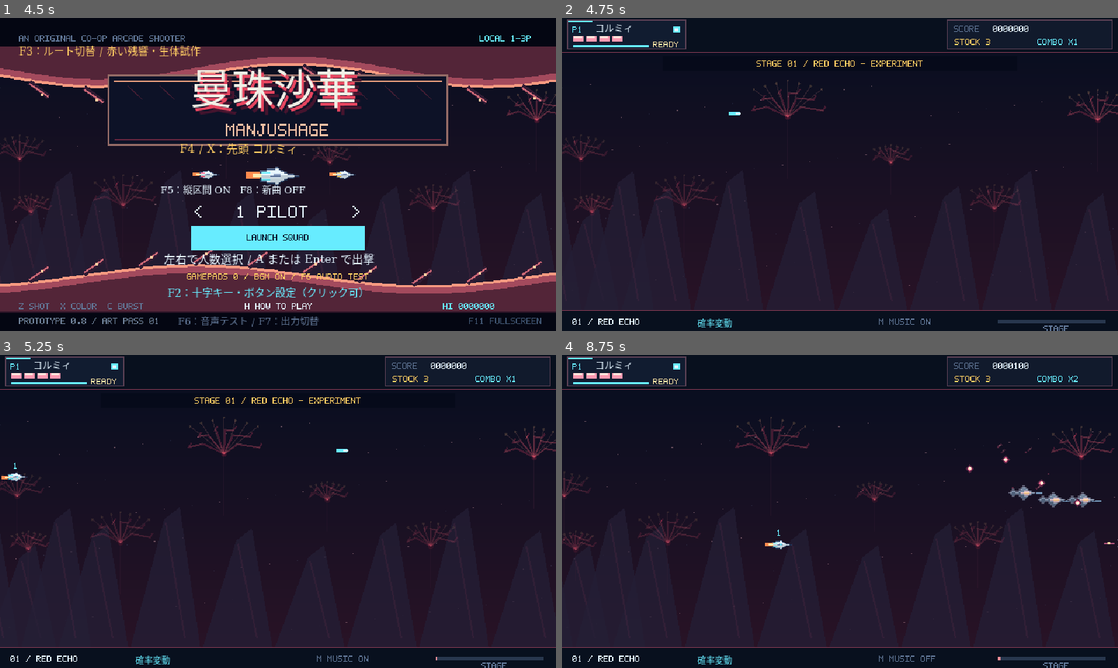
Above: before the commit, frames 1-4 (two rows, left to right).
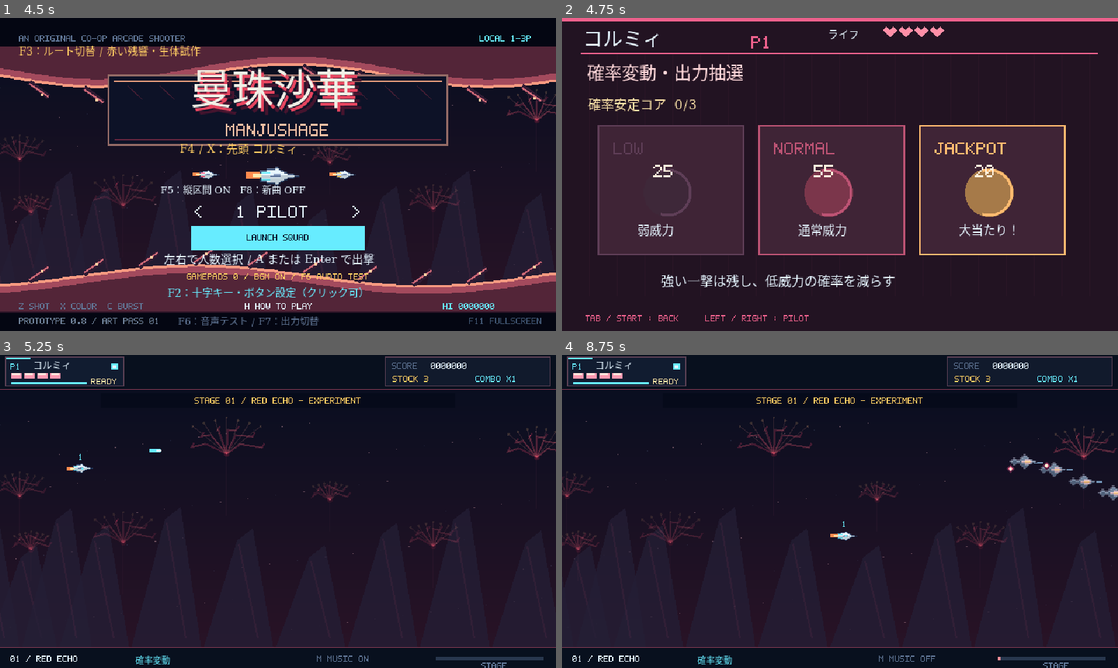
Above: after the commit, the same moments.

Repository: coshimagame/manjusyage
Game: Godot game, scene res://prologue.tscn
Same seed, same stepped clock (60 frames per second), same inputs: the game is played once before the commit and once after it. Sound files missing from this copy of the repository are replaced by a short silence.
Inputs (mouse positions are in pixels of both pictures, inside the frame that each line leads up to):
- Up to frame 1 (4.5 s): tap Enter at 0.5, 0.8, 1.35 s; move the mouse to (400, 158) at 0.52 s; hold Right 0.53-1.28 s; tap Tab at 0.6 s; click (400, 158) at 0.67 s; tap Space at 0.77, 1.52, 3.02, 3.77 s; move the mouse to (166, 190) at 1.27 s; hold Down 1.28-2.03 s; tap E at 1.55, 2.1 s; move the mouse to (333, 105) at 2.02 s; hold Right 2.03-2.78 s; tap R at 2.3, 2.85 s; move the mouse to (250, 237) at 2.77 s; hold Up 2.78-3.53 s; click (250, 237) at 2.92 s; tap L at 3.05, 3.6 s; move the mouse to (444, 221) at 3.52 s; hold Left from 3.53 s (still down); tap U at 3.8, 4.35 s; tap Escape at 4.15 s; move the mouse to (111, 127) at 4.27 s
- Up to frame 2 (4.75 s): keep holding Left; tap Space at 4.52 s; tap Tab at 4.55 s
- Up to frame 3 (5.25 s): move the mouse to (305, 511) at 5.02 s; release Left at 5.03 s; hold Down from 5.03 s (still down); tap Tab at 5.1 s; click (305, 511) at 5.17 s
- Up to frame 4 (8.75 s): tap Enter at 5.3, 5.85 s; move the mouse to (756, 433) at 5.77 s; release Down at 5.78 s; hold Right 5.78-6.53 s; tap Space at 6.02, 6.77, 7.52 s; tap E at 6.05, 6.6 s; move the mouse to (962, 495) at 6.52 s; hold Up 6.53-7.28 s; tap R at 6.8 s; move the mouse to (728, 527) at 7.27 s; hold Right 7.28-8.03 s; tap M at 7.35 s; click (728, 527) at 7.42 s; tap L at 7.55 s; move the mouse to (895, 442) at 8.02 s; hold Down from 8.03 s (still down); tap 1 at 8.1 s; tap U at 8.3 s

Frame 1 is identical in both runs. In frame 2, 52% of the frame differs, in the area x 0-100%, y 0-100%; in frame 3, 1.9%; in frame 4, 2.9%.

Commit message:
feat(ui): distinct Cormii Jiyoza Mafio status consoles, shared HP and unlockable Mafio enemy archive

Diff:
--- a/game.gd
+++ b/game.gd
@@ -16,6 +16,12 @@
 
 var planet_texture: ImageTexture
 const Abilities=preload("res://pilot_abilities.gd")
+const MafioArchive=preload("res://mafio_archive.gd")
+var mafio_archive=MafioArchive.new()
+var status_slot=0
+var status_return_mode="play"
+var archive_page=false
+var archive_cursor=0
 const VerticalPassage=preload("res://vertical_passage.gd")
 var vertical=VerticalPassage.new()
 var mixed_scroll=true
@@ -83,6 +89,7 @@
 
 func _ready():
 	artwork.reload()
+	mafio_archive.load_data()
 	# Pixel textures stay sharp at integer scaling.
 	texture_filter = CanvasItem.TEXTURE_FILTER_NEAREST
 	DisplayServer.window_set_title("曼珠沙華（MANJUSHAGE）")
@@ -137,6 +144,11 @@
 		if screenshot_mode == "boss":
 			travel=4800
 			begin_boss()
+		if screenshot_mode=="status": mode="status"
+		if screenshot_mode=="archive":
+			mode="status"; status_slot=players.find_custom(func(p):return p.character==2)
+			if status_slot<0: status_slot=0
+			archive_page=players[status_slot].character==2
 		for pilot in players: pilot.inv=0
 	queue_redraw()
 
@@ -287,6 +299,23 @@
 		return
 	if event is InputEventKey and event.pressed and not event.echo:
 		var key = event.physical_keycode
+		if mode=="status":
+			if key in [KEY_ESCAPE,KEY_TAB,KEY_ENTER]:
+				mode=status_return_mode
+			elif key in [KEY_LEFT,KEY_A]:
+				status_slot=(status_slot+players.size()-1)%maxi(1,players.size()); archive_page=false
+			elif key in [KEY_RIGHT,KEY_D]:
+				status_slot=(status_slot+1)%maxi(1,players.size()); archive_page=false
+			elif key==KEY_E and players[status_slot].character==2:
+				archive_page=not archive_page
+			elif key==KEY_UP:
+				archive_cursor=maxi(0,archive_cursor-1)
+			elif key==KEY_DOWN:
+				archive_cursor=mini(MafioArchive.ENTRIES.size()-1,archive_cursor+1)
+			return
+		if key==KEY_TAB and mode in ["play","pause"]:
+			status_return_mode=mode; mode="status"; status_slot=0; archive_page=false
+			return
 		if key==KEY_F4 and mode=="menu": pilot_offset=(pilot_offset+1)%3; return
 		if key==KEY_F5 and mode=="menu": mixed_scroll=not mixed_scroll; return
 		if key==KEY_F8 and mode=="menu":
@@ -364,7 +393,7 @@
 
 func _process(dt):
 	clock += dt
-	music.stream_paused = mode == "pause"
+	music.stream_paused = mode in ["pause","status"]
 	frame_count += 1
 	if mode=="controls":
 		if not calibration_ready and calibration_device>=0:
@@ -391,7 +420,17 @@
 				if x: change_color(slot)
 				if b: burst(slot)
 		elif mode == "pause":
-			if start or a: mode="play"
+			if x:
+				status_return_mode="pause"; status_slot=0; archive_page=false; mode="status"
+			elif start or a: mode="play"
+		elif mode == "status":
+			if start or b: mode=status_return_mode
+			elif left:
+				status_slot=(status_slot+players.size()-1)%maxi(1,players.size());archive_page=false
+			elif right:
+				status_slot=(status_slot+1)%maxi(1,players.size());archive_page=false
+			elif x and players[status_slot].character==2: archive_page=not archive_page
+			elif a and archive_page: archive_cursor=(archive_cursor+1)%MafioArchive.ENTRIES.size()
 		elif start or a: start_game()
 	if mode == "play":
 		update_game(minf(dt,.05))
@@ -845,6 +884,9 @@
 
 func _draw():
 	background()
+	if mode=="status":
+		draw_status_screen()
+		return
 	if mode=="controls":
 		draw_controls()
 		return
@@ -943,6 +985,7 @@
 		centered("START / ENTER : RESUME",194)
 		centered("Q : RETURN TO TITLE",213,DIM)
 		centered("M : SOUND   F11 : FULLSCREEN",245,DIM)
+		centered("TAB / X : PILOT STATUS",259,Color("eacb9c"))
 		japanese("F2：コントローラー設定 / F6：音声テスト",Vector2(179,272))
 	elif mode in ["clear","over"]: draw_result()
 
@@ -1117,3 +1160,133 @@
 	centered("LOCAL BEST  %07d"%high_scores[count-1],223,DIM)
 	centered("ENTER / A : FLY AGAIN",269,WHITE)
 	centered("ESC : TITLE",289,DIM)
+
+
+# STATUS-001: All pilots share identical HP/heart language, while the rest
+# of the page is entirely separate avionics. TAB or pause-pad X opens.
+func draw_status_screen():
+	if players.is_empty(): return
+	status_slot=clampi(status_slot,0,players.size()-1)
+	var p=players[status_slot]
+	var char_id=int(p.character)
+	var accents=[Color("ee618c"),Color("68c8f4"),Color("f4c974")]
+	var bg=[Color("221322"),Color("071c32"),Color("211a25")][char_id]
+	var accent=accents[char_id]
+	draw_rect(Rect2(0,0,640,360),bg)
+	draw_rect(Rect2(0,0,640,4),accent)
+	for j in range(21):
+		draw_line(Vector2(j*32,42),Vector2(j*32,320),Color(accent,0.045),1.0)
+	japanese(PILOT_NAMES[char_id],Vector2(24,32),23,WHITE)
+	text_at("P"+str(status_slot+1),Vector2(218,21),accent,2)
+	# Invariant shared HP interface: same icon sizes, colors, layout across pilots.
+	japanese("ライフ",Vector2(306,24),12,WHITE)
+	for h in range(4):
+		var c=Color("ff8fa7") if h<int(p.hp) else Color("3c425a")
+		draw_colored_polygon(PackedVector2Array([
+			Vector2(370+h*18,14),Vector2(374+h*18,10),
+			Vector2(378+h*18,14),Vector2(382+h*18,10),
+			Vector2(386+h*18,14),Vector2(378+h*18,23)
+		]),c)
+	draw_line(Vector2(22,41),Vector2(617,41),accent,2)
+	if archive_page and char_id==2:
+		draw_mafio_archive()
+	elif char_id==0:
+		draw_cormii_status(p)
+	elif char_id==1:
+		draw_jiyoza_status(p)
+	else:
+		draw_mafio_status(p)
+	text_at("TAB / START : BACK     LEFT / RIGHT : PILOT",Vector2(27,342),accent)
+
+func draw_cormii_status(p):
+	japanese("確率変動・出力抽選",Vector2(29,71),20,Color("ffd7d9"))
+	var stabil=clampi(int(p.get("stability",0)),0,3)
+	var chances=[25,13,6,2]
+	var jackpots=[20,21,20,20]
+	var low_chance=chances[stabil]
+	japanese("確率安定コア  "+str(stabil)+"/3",Vector2(30,105),15,Color("ffe6aa"))
+	for i in range(3):
+		var x=42+i*185
+		var tint=[Color("5f3e57"),Color("bd5374"),Color("ffbb70")][i]
+		draw_rect(Rect2(x,124,167,148),Color("3f2436"))
+		draw_rect(Rect2(x,124,167,148),tint,false,2)
+		text_at(["LOW","NORMAL","JACKPOT"][i],Vector2(x+17,143),tint,2)
+		draw_circle(Vector2(x+80,201),28,tint.darkened(.35))
+		draw_arc(Vector2(x+80,201),26,-PI*.6,PI*.6,20,tint,3)
+		japanese(["弱威力","通常威力","大当たり！"][i],Vector2(x+45,249),14,WHITE)
+		var chance=[low_chance,80-low_chance,20][i]
+		text_at(str(chance)+"%",Vector2(x+63,169),Color("fff2de"),2)
+	japanese("強い一撃は残し、低威力の確率を減らす",Vector2(114,308),15,WHITE)
+
+func draw_jiyoza_status(p):
+	japanese("解析端末 / 精密・漸進成長",Vector2(29,71),19,Color("b6efff"))
+	for n in range(11):
+		draw_line(Vector2(40+n*54,100),Vector2(40+n*54,298),Color("1c5673"),1)
+	for n in range(8):
+		draw_line(Vector2(40,100+n*27),Vector2(603,100+n*27),Color("1c5673"),1)
+	var level_now=Abilities.level(p)+1
+	text_at("ANALYSIS LV "+str(level_now),Vector2(55,119),Color("a4e8ff"),2)
+	for n in range(12):
+		draw_rect(Rect2(55+n*42,162,32,15),Color("50d8ed") if n<mini(12,int(p.experience)) else Color("183e60"))
+	for m in range(4):
+		draw_line(Vector2(80+m*55,234),Vector2(245+m*55,210),Color("67c9f4",.45),2)
+	draw_arc(Vector2(505,227),57,0,TAU,40,Color("3f81ad"),1)
+	draw_arc(Vector2(505,227),45,0,TAU*float(level_now)/4.0,40,Color("c6f5ff"),3)
+	draw_line(Vector2(449,227),Vector2(561,227),Color("7ddfeb"),1)
+	draw_line(Vector2(505,168),Vector2(505,286),Color("7ddfeb"),1)
+	japanese("取得経験 "+str(p.experience),Vector2(56,283),15,WHITE)
+	japanese("解析精度と出力が着実に上がる",Vector2(58,306),14,Color("a9d8e7"))
+
+func draw_mafio_status(p):
+	japanese("融合器官 / 捕食・消化・変異",Vector2(29,71),19,Color("ffe3b6"))
+	draw_rect(Rect2(32,90,286,203),Color("34262f"))
+	draw_rect(Rect2(318,90,284,203),Color("2c2448"))
+	draw_line(Vector2(318,90),Vector2(318,293),Color("fff0d0"),2)
+	for n in range(6):
+		var y=111+n*25
+		draw_arc(Vector2(321,y),16,-PI/2,PI/2,12,Color("e9b7ff"),1)
+	var progress=1.0-clampf(float(p.digest)/1.2,0,1)
+	draw_arc(Vector2(319,182),66,0,TAU,40,Color("e1cfaf"),2)
+	draw_arc(Vector2(319,182),65,-PI/2,-PI/2+progress*TAU,40,Color("9addff"),4)
+	japanese("現在の技",Vector2(61,127),15,WHITE)
+	japanese("基本弾" if str(p.learned)=="none" else ("拡散弾" if str(p.learned)=="fan" else "狙い撃ち"),Vector2(61,170),20,Color("ffe5b4"))
+	japanese("消化 "+str(int(progress*100))+"%",Vector2(382,150),17,WHITE)
+	japanese("捕食記録  "+str(mafio_archive.total_unlocked())+"/"+str(MafioArchive.ENTRIES.size()),Vector2(365,213),15,WHITE)
+	text_at("E / X : ENEMY ARCHIVE",Vector2(344,262),Color("d5baf6"))
+	japanese("敵の技を食べて、自分の力へ変える",Vector2(150,316),14,WHITE)
+
+func draw_mafio_archive():
+	japanese("マフィオの捕食図鑑",Vector2(23,72),20,Color("fff0d4"))
+	text_at("E / X : STATUS",Vector2(474,64),Color("e0b8fc"))
+	var entries=MafioArchive.ENTRIES
+	var index=clampi(archive_cursor,0,entries.size()-1)
+	archive_cursor=index
+	var first=clampi(index-3,0,maxi(0,entries.size()-8))
+	for i in range(8):
+		var j=first+i
+		if j>=entries.size(): break
+		var item=entries[j]
+		var unlocked=mafio_archive.unlocked(str(item.id))
+		var row_y=91+i*28
+		if j==index:
+			draw_rect(Rect2(18,row_y-15,298,26),Color("5b3e59"))
+			draw_rect(Rect2(18,row_y-15,3,26),Color("f5c979"))
+		japanese(str(item.id)+"  "+(str(item.name) if unlocked else "？？？？？"),Vector2(28,row_y),14,WHITE if unlocked else Color("76849c"))
+		if unlocked:
+			text_at("x"+str(mafio_archive.captured.get(str(item.id),0)),Vector2(259,row_y-7),Color("aee7ec"))
+	draw_rect(Rect2(326,77,295,245),Color("1b233b"))
+	draw_rect(Rect2(326,77,295,245),Color("c8a8ce"),false,1)
+	var chosen=entries[index]
+	if mafio_archive.unlocked(str(chosen.id)):
+		japanese(str(chosen.name),Vector2(349,107),21,Color("ffe4bd"))
+		draw_circle(Vector2(472,168),35,Color("544066"))
+		draw_arc(Vector2(472,168),30,0,TAU,24,Color("edc785"),2)
+		draw_colored_polygon(PackedVector2Array([Vector2(472,143),Vector2(489,174),Vector2(456,174)]),Color("9fbcf5"))
+		japanese("敵の攻撃："+str(chosen.attack),Vector2(343,239),13,WHITE)
+		japanese("習得技："+str(chosen.ability),Vector2(343,266),13,Color("d8b4fc"))
+		japanese("捕食："+str(mafio_archive.captured.get(str(chosen.id),0))+" 回",Vector2(343,295),12,WHITE)
+	else:
+		text_at("UNKNOWN",Vector2(371,128),Color("72809d"),2)
+		draw_circle(Vector2(472,185),43,Color("30344a"))
+		japanese("未捕食・詳細不明",Vector2(380,277),16,Color("91a1b7"))
+	text_at("UP / DOWN : SELECT",Vector2(355,310),Color("a5aac0"))
